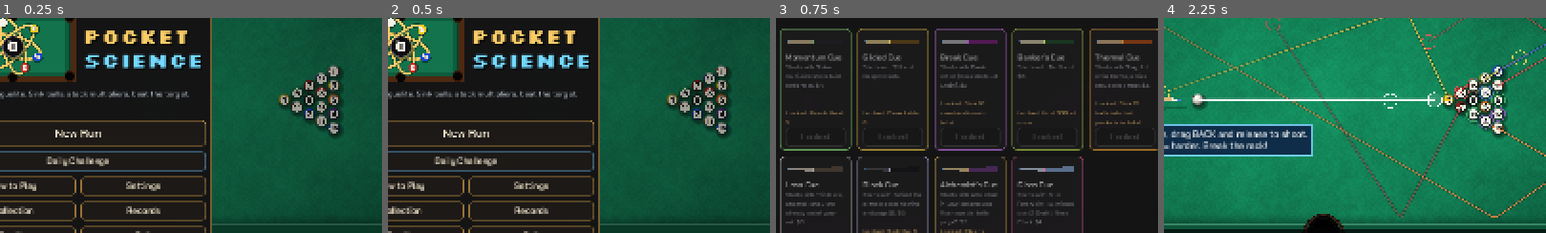
Above: before the commit, frames 1-4 (left to right).
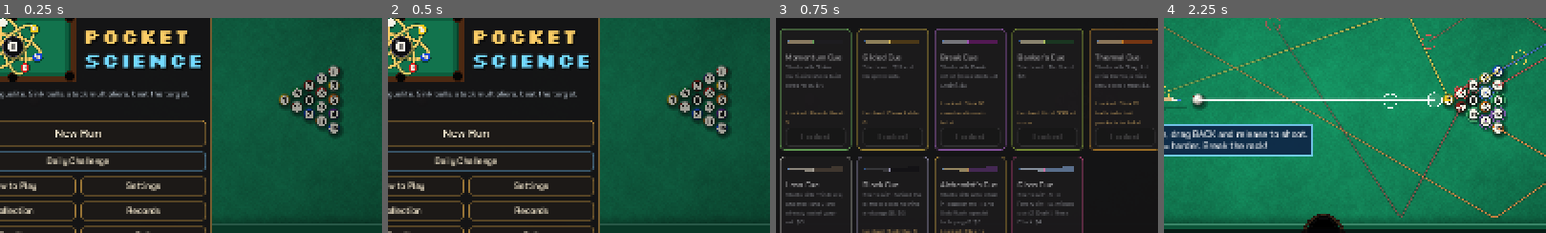
Above: after the commit, the same moments.

Repository: jordanbenjaminmitchell/pocket-science
Game: Godot game, scene res://main.tscn
Same seed, same stepped clock (60 frames per second), same inputs: the game is played once before the commit and once after it.
Inputs (mouse positions are % of the whole screen's width and height, from its top left):
- Up to frame 1 (0.25 s): no input
- Up to frame 2 (0.5 s): no input
- Up to frame 3 (0.75 s): click "New Run" at 0.5 s
- Up to frame 4 (2.25 s): click (27, 20) at 1.27 s; type "12" at 1.35 s; click "Choose" at 2 s
The pictures show only the part of the screen within x 40-90%, y 21-71%; the shares and areas given below are measured in that part.

Frames 1-2 are identical in both runs. In frame 3, 0.2% of the frame differs, in the area x 43-57%, y 85-97%; in frame 4, nothing differs.

Commit message:
Ball set capped at 15: a special ball for a full set means paying to remove one

Diff:
--- a/src/game/catalog.gd
+++ b/src/game/catalog.gd
@@ -252,7 +252,7 @@
 		"shaft": Color(0.9, 0.86, 0.78), "butt": Color(0.36, 0.3, 0.24), "accent": Color(0.95, 0.95, 0.9)},
 	"black": {"name": "Black Cue", "desc": "Starts with Behind the 8: the 8 costs nothing and pays $3. $3.", "money": 3, "perks": ["eight"], "chalk": 0,
 		"shaft": Color(0.3, 0.3, 0.32), "butt": Color(0.05, 0.05, 0.06), "accent": Color(0.82, 0.8, 0.98)},
-	"alchemist": {"name": "Alchemist's Cue", "desc": "Starts with a Gold ball in your set and Gold Rush: special balls pay ×2. $3.", "money": 3, "perks": ["goldrush"], "chalk": 0, "add": ["gold"],
+	"alchemist": {"name": "Alchemist's Cue", "desc": "Starts with a Gold ball in place of the 1, and Gold Rush: special balls pay ×2. $3.", "money": 3, "perks": ["goldrush"], "chalk": 0, "add": ["gold"],
 		"shaft": Color(0.95, 0.86, 0.6), "butt": Color(0.4, 0.2, 0.5), "accent": Color(1.0, 0.8, 0.3)},
 	"glass": {"name": "Glass Cue", "desc": "Starts with All In (every sink ×2, misses cost 2 Chalk). 1 less Chalk. $4.", "money": 4, "perks": ["glasscannon"], "chalk": -1,
 		"shaft": Color(0.85, 0.92, 1.0), "butt": Color(0.55, 0.7, 0.9), "accent": Color(1.0, 0.35, 0.65)},
--- a/src/game/run_state.gd
+++ b/src/game/run_state.gd
@@ -64,6 +64,9 @@
 var next_magnet := false        # Magnet Charm
 const ITEM_SLOTS := 3            # consumables
 const PAR_SHOTS := 10
+## A set never holds more than 15 balls: a new special ball takes the place of one
+## you choose, so every slot is a trade between a cheap ball and a better one.
+const MAX_SET := 15
 const QUICK_MAX := 5
 const OVERKILL_MAX := 10
 const TOOL_SLOTS := 2
@@ -98,6 +101,11 @@
 	Catalog.kinds = ball_kinds
 	for t in c.get("add", []):
 		add_special(t)
+	# A cue that starts with a special ball gives up the lowest plain ball for it.
+	while ball_set.size() > MAX_SET:
+		var low: Array = ball_set.filter(func(n): return n >= 1 and n <= 15 and n != 8)
+		low.sort()
+		remove_ball(low[0])
 	imbues.clear()
 	catalyst = 0.0
 	total_pots = 0
@@ -406,6 +414,41 @@
 	return ""
 
 
+func set_full() -> bool:
+	return ball_set.size() >= MAX_SET
+
+
+## Balls a new special ball may replace: anything but the 8.
+func replace_targets() -> Array:
+	return ball_set.filter(func(n): return n != 8)
+
+
+## What a special ball costs right now: its price, plus the removal fee for the
+## ball it pushes out when the set is already full.
+func special_cost(i: int) -> int:
+	return int(shop[i].cost) + (removal_cost() if set_full() else 0)
+
+
+## Buys a special ball. With a full set you also pay to remove ball `replace`
+## (it leaves with any Imbue on it, and counts as a removal); with room it just joins.
+func buy_special(i: int, replace: int = -1) -> String:
+	var item: Dictionary = shop[i]
+	if item.sold:
+		return "Sold out"
+	if money < special_cost(i):
+		return "Not enough money"
+	if set_full():
+		if not replace_targets().has(replace):
+			return "Choose a ball for it to replace"
+		var err := buy_removal(replace)
+		if err != "":
+			return err
+	add_special(item.id)
+	money -= item.cost
+	item.sold = true
+	return ""
+
+
 func removal_cost() -> int:
 	return 0 if perks.has("cleanhouse") else 3 + removals
 
@@ -585,7 +628,7 @@
 	if not high.is_empty():
 		var iso: String = keys[rng.randi_range(0, keys.size() - 1)]
 		shop.append({"type": "imbue", "id": iso, "ball": high[rng.randi_range(0, high.size() - 1)], "cost": imbue_cost(iso), "sold": false})
-	if ball_set.size() < Rack.MAX_BALLS and not (intro and table_index < 2):
+	if not (intro and table_index < 2):
 		var types := Catalog.BALL_TYPES.keys()
 		var bt: String = types[rng.randi_range(0, types.size() - 1)]
 		shop.append({"type": "ball", "id": bt, "cost": int(Catalog.BALL_TYPES[bt].cost), "sold": false})
@@ -664,8 +707,8 @@
 				return "That ball already has an Imbue"
 			imbues[int(item.ball)] = item.id
 		"ball":
-			if ball_set.size() >= Rack.MAX_BALLS:
-				return "Your ball set is full"
+			if set_full():
+				return "Choose a ball for it to replace"
 			add_special(item.id)
 		"item":
 			if Catalog.ITEMS[item.id].kind == "tool":
--- a/src/main.gd
+++ b/src/main.gd
@@ -951,6 +951,53 @@
 
 
 ## Choosing which ball gets a loose Imbue. Balls already imbued, and the 8, can't.
+## A special ball for a full set: choose which ball it replaces (never the 8).
+func _show_replace_picker(i: int) -> void:
+	var item: Dictionary = run.shop[i]
+	var bt: Dictionary = Catalog.BALL_TYPES[item.id]
+	var col: Color = bt.color if (bt.color as Color).get_luminance() > 0.3 else bt.accent
+	var p := PanelContainer.new()
+	p.add_theme_stylebox_override("panel", _style(Color(0.08, 0.075, 0.08, 0.99), col, 2, 14))
+	overlay.add_child(p)
+	var v := VBoxContainer.new()
+	v.add_theme_constant_override("separation", 10)
+	p.add_child(v)
+	v.add_child(_label("%s BALL - REPLACE WHICH?  ($%d + $%d)" % [str(bt.name).to_upper(), item.cost, run.removal_cost()], 24, col, F_PIXB))
+	var why := _label("Your set holds 15 balls, so making room costs the removal fee ($%d) on top of the ball ($%d). The %s ball (worth %d) takes the place of the one you pick, and any Imbue on that ball goes with it. Low balls are worth least; high balls are worth most." % [run.removal_cost(), item.cost, bt.name, int(bt.value)], 14, Color(0.8, 0.82, 0.85), F_REG)
+	why.autowrap_mode = TextServer.AUTOWRAP_WORD_SMART
+	why.custom_minimum_size = Vector2(520, 0)
+	v.add_child(why)
+	var grid := GridContainer.new()
+	grid.columns = 8
+	grid.add_theme_constant_override("h_separation", 8)
+	grid.add_theme_constant_override("v_separation", 8)
+	v.add_child(grid)
+	var ok: Array = run.replace_targets()
+	for n in run.ball_set:
+		var b := Button.new()
+		b.custom_minimum_size = Vector2(58, 58)
+		var iso: String = run.imbues.get(n, "")
+		b.tooltip_text = "%s, worth %d%s" % [Catalog.ball_label(n), Catalog.ball_points(n), (" - loses its %s Imbue" % Catalog.IMBUES[iso].name) if iso != "" else ""] if ok.has(n) else "The 8 can't be replaced"
+		var icon := _set_ball_icon(n)
+		icon.position = Vector2(9, 9)
+		b.add_child(icon)
+		b.disabled = not ok.has(n)
+		var num: int = n
+		b.pressed.connect(func():
+			var err := run.buy_special(i, num)
+			if err == "":
+				sfx.play("coin", 0.9)
+				_refresh_shop()
+				_refresh_hud()
+			else:
+				sfx.play("bad", 0.4)
+				_flash_banner(err.to_upper(), Color(1, 0.5, 0.4), 1.0))
+		grid.add_child(b)
+	v.add_child(_button("Cancel", func(): p.queue_free(), Color(0.6, 0.65, 0.7)))
+	p.reset_size()
+	p.position = ((fit.view - p.get_combined_minimum_size()) * 0.5).round()
+
+
 func _show_imbue_picker(i: int) -> void:
 	var item: Dictionary = run.shop[i]
 	var iso: Dictionary = Catalog.IMBUES[item.id]
@@ -3639,8 +3686,12 @@
 			var bt: Dictionary = Catalog.BALL_TYPES[item.id]
 			accent = bt.color if (bt.color as Color).get_luminance() > 0.3 else bt.accent
 			title = "%s ball" % bt.name
-			desc = bt.desc + " Joins your set for the rest of the run."
-			kind = "New ball · set %d / %d" % [run.ball_set.size(), Rack.MAX_BALLS]
+			if run.set_full():
+				desc = bt.desc + " Your set is full (15): you also pay $%d to remove the ball it replaces." % run.removal_cost()
+				kind = "New ball · + $%d removal" % run.removal_cost()
+			else:
+				desc = bt.desc + " Joins your set for the rest of the run."
+				kind = "New ball · set %d / %d" % [run.ball_set.size(), RunState.MAX_SET]
 		"item":
 			var itd: Dictionary = Catalog.ITEMS[item.id]
 			accent = Color(0.45, 0.85, 1.0)
@@ -3684,9 +3735,13 @@
 	var d := _term_text(Glossary.link(desc), 13, Color(0.8, 0.82, 0.85), 172.0)
 	d.size_flags_vertical = Control.SIZE_EXPAND_FILL
 	v.add_child(d)
-	var b := _button("SOLD" if item.sold else "Buy $%d" % item.cost, func():
+	var price: int = run.special_cost(i) if item.type == "ball" else int(item.cost)
+	var b := _button("SOLD" if item.sold else "Buy $%d" % price, func():
 		if item.type == "imbue" and not item.has("ball"):
 			_show_imbue_picker(i)
+			return
+		if item.type == "ball" and run.set_full():
+			_show_replace_picker(i)
 			return
 		var err := run.buy(i)
 		if err == "":
@@ -3698,7 +3753,7 @@
 		else:
 			sfx.play("bad", 0.4)
 			_flash_banner(err.to_upper(), Color(1, 0.5, 0.4), 1.0))
-	b.disabled = item.sold or run.money < item.cost
+	b.disabled = item.sold or run.money < price
 	v.add_child(b)
 	if item.sold:
 		p.modulate = Color(1, 1, 1, 0.45)
--- a/tests/test_balls.gd
+++ b/tests/test_balls.gd
@@ -69,10 +69,20 @@
 	check(saved.ball_kinds.has("16") and (saved.ball_set as Array).has(16), "special balls are saved with the run")
 	run.shop = [{"type": "ball", "id": "star", "cost": 5, "sold": false}]
 	run.money = 10
-	check(run.buy(0) == "" and run.ball_kinds.values().has("star"), "a special ball can be bought")
+	check(run.ball_set.size() == RunState.MAX_SET and run.set_full(), "the set is full at 15 balls")
+	check(run.buy(0) != "" and run.buy_special(0, 8) != "", "a full set needs a ball to replace, and never the 8")
+	var fee := run.removal_cost()
+	var before := run.money
+	check(run.buy_special(0, 1) == "" and run.ball_kinds.values().has("star") and not run.ball_set.has(1) and run.ball_set.size() == 15, "a special ball replaces the ball you choose")
+	check(run.money == before - 5 - fee, "and you pay the removal fee on top of the ball ($%d)" % (before - run.money))
+	run.money = 20
+	run.buy_removal(2)
+	run.shop = [{"type": "ball", "id": "moon", "cost": 5, "sold": false}]
+	check(not run.set_full() and run.buy(0) == "" and run.ball_set.size() == 15, "with room after a removal it simply joins")
 	var alch := RunState.new()
 	alch.start(6, "alchemist")
 	check(alch.ball_kinds.values() == ["gold"] and alch.perks.has("goldrush"), "the Alchemist's Cue starts with a Gold ball")
+	check(alch.ball_set.size() == 15 and not alch.ball_set.has(1), "in place of the 1, so the set stays at 15")
 
 	print("special balls score")
 	Catalog.kinds = {16: "gold", 17: "void", 18: "echo", 19: "star", 20: "moon", 21: "wild", 22: "eraser", 23: "dice", 24: "ember", 25: "clover", 26: "heart"}
--- a/tools/playtest.gd
+++ b/tools/playtest.gd
@@ -277,6 +277,15 @@
 					run.sell_perk(worst)
 				else:
 					best_i = -1
+		if best_i >= 0 and run.shop[best_i].type == "ball" and run.set_full():
+			# A full set: the bot trades its lowest plain, un-imbued ball for the special.
+			var swap: Array = run.replace_targets().filter(func(n): return n <= 15 and not run.imbues.has(n))
+			swap.sort()
+			var it4: Dictionary = run.shop[best_i]
+			if not swap.is_empty() and run.buy_special(best_i, swap[0]) == "":
+				rec.purchases.append({"t": run.table_index, "type": it4.type, "id": it4.id})
+				bought = true
+			best_i = -1
 		if best_i >= 0 and run.shop[best_i].type == "imbue" and not run.shop[best_i].has("ball"):
 			# A loose Imbue: the bot puts it on its highest free ball.
 			var targets := run.imbue_targets()
